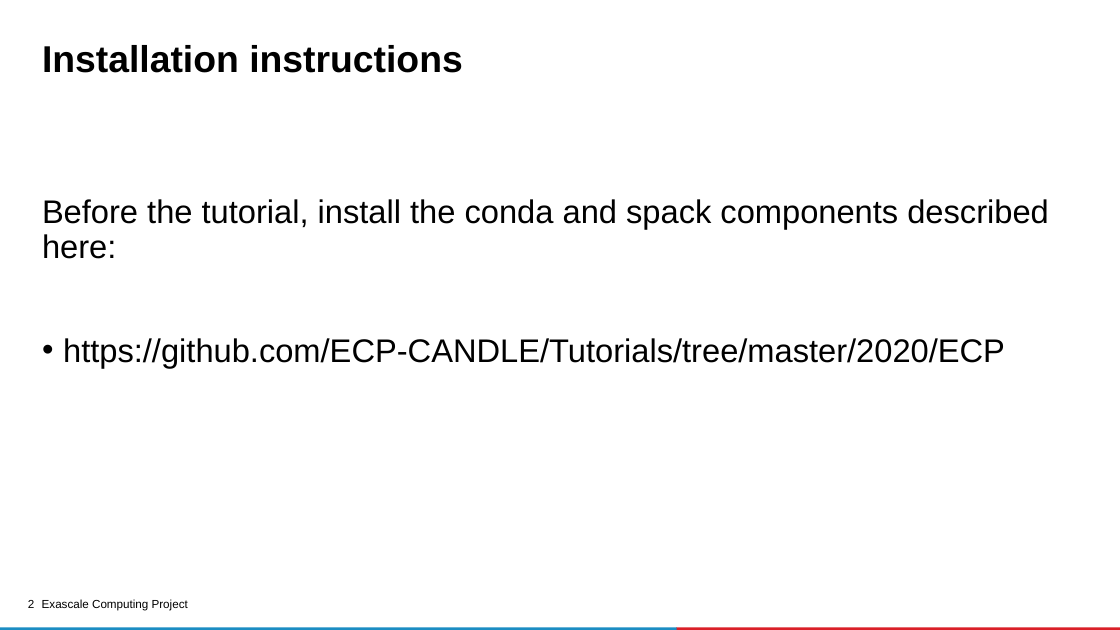
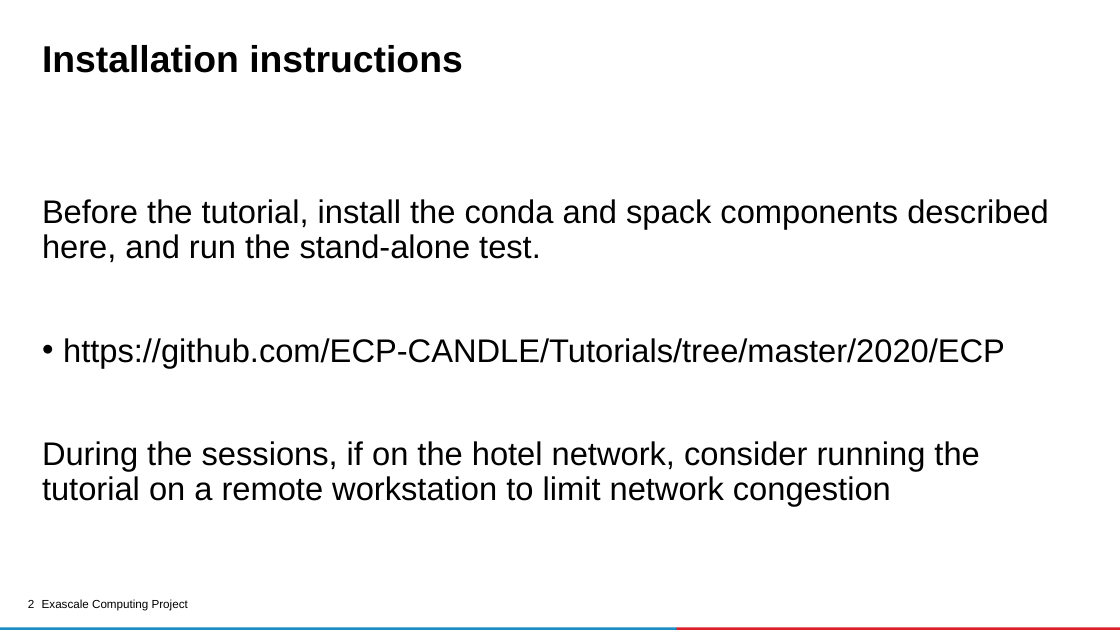
Before and after one commit to ECP-CANDLE/Tutorials, a slide deck: slide 2 of 2020/ECP/slides/02-install.pptx. Drawn at 1120x630 pixels with LibreOffice and Linux fonts; fonts in the diff are those of the drawing; background and template pictures are left out. Boxes give left, top, right and bottom in pixels: in the first picture for what was removed or moved away, otherwise in the second. Text is boxed around its words. In the diff, an @@ line names an element or a change of style, - is before the commit and + after.

Commit message:
Exported PDF from here

```diff
--- a/2020/ECP/slides/02-install.pptx
+++ b/2020/ECP/slides/02-install.pptx
@@ text at [42, 199, 1049, 263]: text changed @@
-Before the tutorial, install the conda and spack components described here:
+Before the tutorial, install the conda and spack components described here, and run the stand-alone test.
@@ text at [42, 441, 979, 506]: paragraph added @@
+During the sessions, if on the hotel network, consider running the tutorial on a remote workstation to limit network congestion
```
